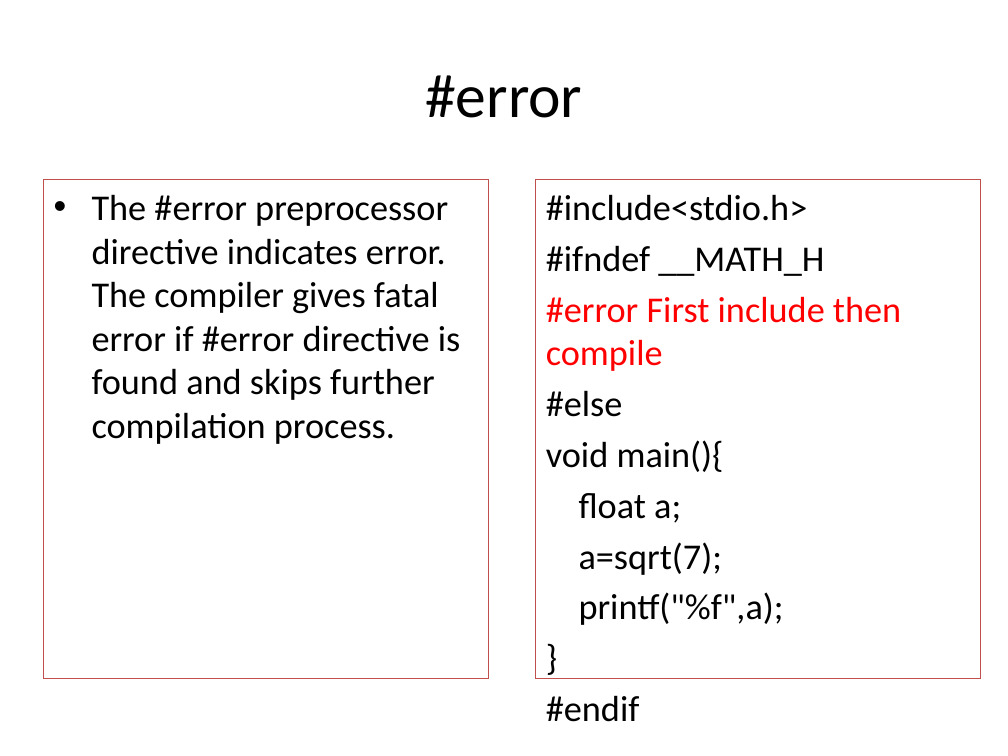
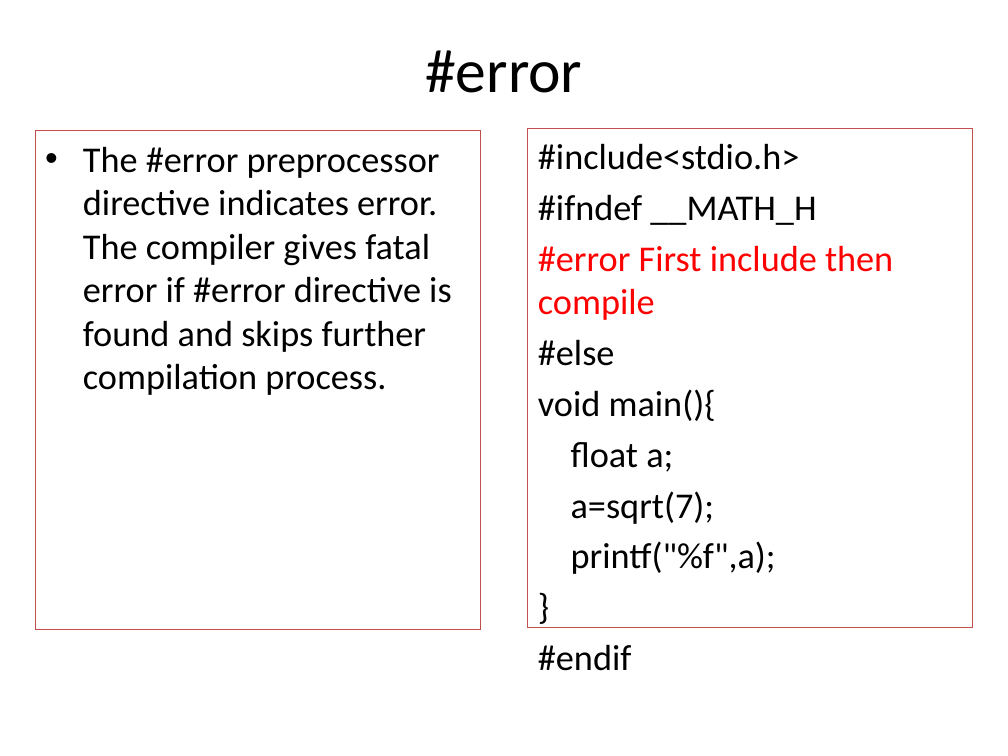
Before and after one commit to PrashanthSingaravelan/winter_semester, a slide deck: slide 24 of CSE2010 Advanced C programming/Reference Materials/20_Preprocessor Directives.pptx. Drawn at 1008x756 pixels with LibreOffice and Linux fonts; fonts in the diff are those of the drawing. Boxes give left, top, right and bottom in pixels: in the first picture for what was removed or moved away, otherwise in the second. Text is boxed around its words. In the diff, an @@ line names an element or a change of style, - is before the commit and + after.

```diff
--- a/CSE2010 Advanced C programming/Reference Materials/20_Preprocessor Directives.pptx
+++ b/CSE2010 Advanced C programming/Reference Materials/20_Preprocessor Directives.pptx
@@ title "#error": place and size @@
-title "#error" at <box>425,75,582,118</box>
+title "#error" at <box>425,50,582,93</box>
@@ text "The #error preprocessor directive indicates ...": place and size @@
-text "The #error preprocessor directive indicates ..." at <box>43,179,489,678</box>
+text "The #error preprocessor directive indicates ..." at <box>35,131,481,630</box>
@@ text "#include<stdio.h>": place and size @@
-text "#include<stdio.h>" at <box>535,179,981,678</box>
+text "#include<stdio.h>" at <box>528,129,974,628</box>
```
Also in this commit, not shown: 2 other slides changed, 8 other files.
